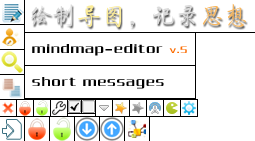
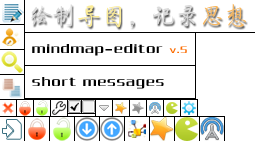
The second 255 x 141 image is a revision of the first. Changes to its layers:
added layer "图层 23" above "图层 2" over [left=150, top=117, right=175, bottom=141]
renamed "图层 21" to "图层 24", painted on it over [left=166, top=102, right=178, bottom=114]
added layer "图层 26" above "图层 25" over [left=199, top=116, right=225, bottom=141]
added layer "图层 25" above "图层 20" over [left=174, top=116, right=200, bottom=141]
